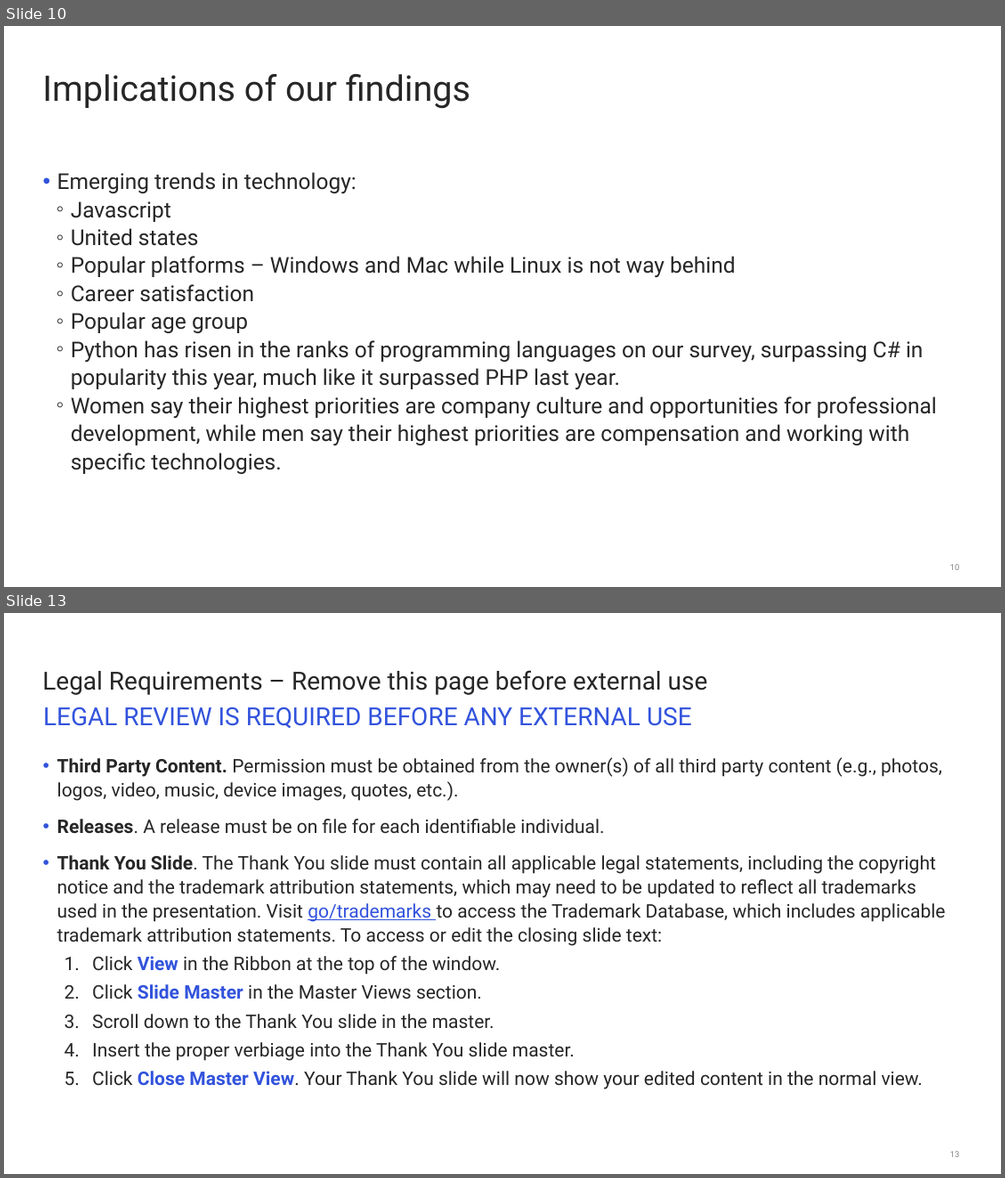
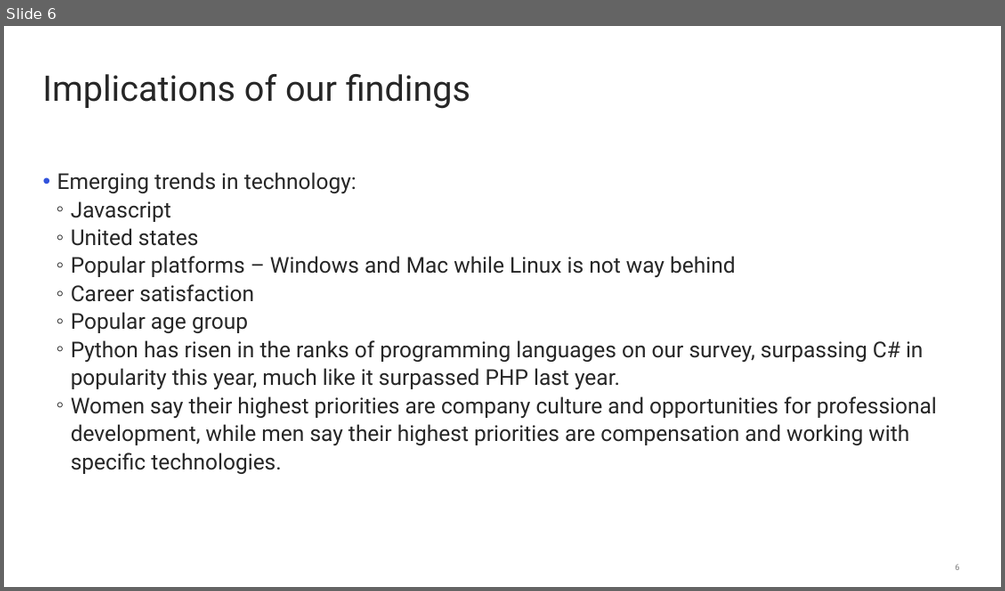
Before and after one commit to kuldeepemol/tech-nerds, a slide deck: Resources/presentation_data.pptx. Shown one above the other, each under a label of ours: slides 10 and 13 before the commit, slide 6 after it; the slides between them are not shown. The pictures are 1005x1178 and 1005x591 pixels, drawn with LibreOffice and Linux fonts; fonts in the diff are those of the drawing. Boxes give left, top, right and bottom in pixels: in the first picture for what was removed or moved away, otherwise in the second. Text is boxed around its words. In the diff, an @@ line names an element or a change of style, - is before the commit and + after.

```diff
--- a/Resources/presentation_data.pptx
+++ b/Resources/presentation_data.pptx
@@ slide 13 removed at (4, 613, 1001, 1174), background #FFFFFF; not listed: 1 template element that a slide beside it also shows @@
@@ title removed at (42, 670, 708, 695) @@
-Legal Requirements – Remove this page before external use
@@ subtitle removed at (43, 707, 692, 728) @@
-LEGAL REVIEW IS REQUIRED BEFORE ANY EXTERNAL USE
@@ text removed at (57, 757, 946, 1089) @@
-• Third Party Content. Permission must be obtained from the owner(s) of all third party content (e.g., photos, logos, video, music, device images, quotes, etc.).
-• Releases. A release must be on file for each identifiable individual.
-• Thank You Slide. The Thank You slide must contain all applicable legal statements, including the copyright notice and the trademark attribution statements, which may need to be updated to reflect all trademarks used in the presentation. Visit go/trademarks to access the Trademark Database, which includes applicable trademark attribution statements. To access or edit the closing slide text:
-    1. Click View in the Ribbon at the top of the window.
-    2. Click Slide Master in the Master Views section.
-    3. Scroll down to the Thank You slide in the master.
-    4. Insert the proper verbiage into the Thank You slide master.
-    5. Click Close Master View. Your Thank You slide will now show your edited content in the normal view.
@@ what was slide 10 is now slide 6 @@
@@ page number at (955, 564, 959, 570): text changed @@
-10
+6
```
Also in this commit, not shown: 6 other slides removed.
